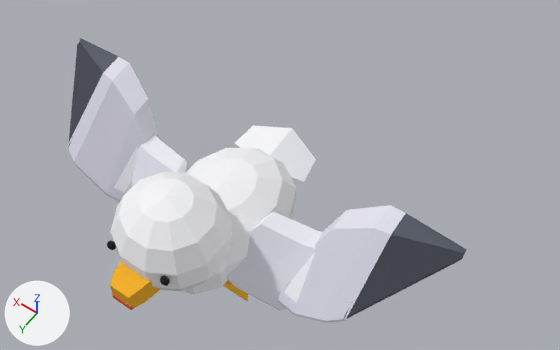
What one commit did to the glTF model game/assets/models/hero_gull_parts.glb.
One viewpoint serves both versions: a 50 mm lens placed at (-1.43, 1.51, 3.01), pointed at (-0.15, -0.28, 0.19). The lights are fixed; the arrows at lower left show +X, +Y and +Z. The picture after the commit comes second. Where no turn or scale is listed for an object, it has been applied to the vertices. Vertices at exactly the same position are counted once.

In view in the first picture: 'Body', 'Chest', 'ForeL', 'ForeR', 'HandL', 'HandR', 'Head', 'Tail', 'UpperL', 'UpperR' and 1 more.
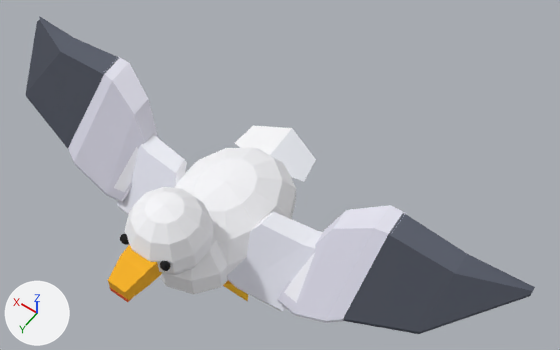
Location of each change, (x1, y1, x2, y2) in pixels of the pictures (560 x 350 px; the box of a moved part takes in the faces that stretch with it):
'Head', reshaped (16% narrower, 17% shorter)
    before: (107, 172, 232, 310)
    after: (108, 187, 213, 302)
'HandL', reshaped (54% wider, 14% taller)
    before: (343, 213, 467, 319)
    after: (343, 213, 535, 334)
'HandR', reshaped (81% wider, 22% taller)
    before: (68, 38, 119, 148)
    after: (26, 16, 119, 150)
part 3 of me_head, moved or reshaped
    before: (110, 172, 232, 292)
    after: (124, 187, 213, 275)
part 4 of me_head, moved or reshaped
    before: (160, 276, 170, 286)
    after: (160, 261, 170, 271)
part 5 of me_head, moved or reshaped
    before: (107, 241, 116, 250)
    after: (120, 234, 129, 245)
part 6 of me_head, moved or reshaped
    before: (112, 294, 133, 310)
    after: (109, 287, 131, 302)
part 7 of me_head, moved or reshaped
    before: (110, 261, 161, 309)
    after: (108, 244, 162, 301)
'Chest', unchanged, uncovered by the edit
    before: (184, 261, 228, 294)
    after: (159, 236, 228, 294)

Diff of the bpy script that builds the scene:
```diff
--- a/game/assets/models/hero_gull_parts.glb.py
+++ b/game/assets/models/hero_gull_parts.glb.py
@@ me_handl @@
 # used by ob_handl; location = (-0.46, 0.06, 0.07)
-me_handl.from_pydata(...)  # 10 vertices, 16 faces; spans x -0.606..-0.319, y -0.34..0.095, z 0.073..0.352
+me_handl.from_pydata(...)  # 15 vertices, 26 faces; spans x -0.899..-0.319, y -0.345..0.095, z 0.073..0.352
+# me_handl part 1
+# 8 vertices are removed from x -0.606..-0.319, y -0.34..-0.217, z 0.275..0.352
+# 16 faces are deleted
+# 8 vertices are added at x -0.899..-0.319, y -0.345..0.04, z 0.213..0.334
+# 5 new vertices lie (0.0, 0.0, 0.018) away from vertices in x -0.899..-0.319, y -0.345..0.04, z 0.213..0.334
+# 26 new faces join them
 me_handl.materials.append(mat_covergull)
@@ me_handr @@
 # used by ob_handr; location = (0.46, 0.06, 0.07)
-me_handr.from_pydata(...)  # 10 vertices, 16 faces; spans x 0.319..0.606, y -0.34..0.095, z 0.073..0.352
+me_handr.from_pydata(...)  # 15 vertices, 26 faces; spans x 0.319..0.899, y -0.345..0.095, z 0.073..0.352
+# me_handr part 2
+# 8 vertices are removed from x 0.319..0.606, y -0.34..-0.217, z 0.275..0.352
+# 16 faces are deleted
+# 8 vertices are added at x 0.319..0.899, y -0.345..0.04, z 0.213..0.334
+# 5 new vertices lie (0.0, 0.0, 0.018) away from vertices in x 0.319..0.899, y -0.345..0.04, z 0.213..0.334
+# 26 new faces join them
 me_handr.materials.append(mat_covergull)
@@ me_head @@
 # used by ob_head; location = (0.0, 0.36, 0.1)
-me_head.from_pydata(...)  # 158 vertices, 296 faces; spans x -0.245..0.245, y -0.312..0.264, z -0.079..0.431
+me_head.from_pydata(...)  # 158 vertices, 296 faces; spans x -0.177..0.177, y -0.233..0.267, z 0.012..0.388
+# me_head part 3: the loose piece of 74 vertices spanning x -0.245..0.245, y -0.312..0.162, z -0.079..0.431 is scaled about its middle by (0.723, 0.73, 0.737), then moved by (0.0, 0.015, 0.024)
+# me_head part 4: the loose piece of 32 vertices spanning x -0.165..-0.123, y 0.118..0.154, z 0.184..0.23 is scaled about its middle by (1.09, 1.14, 1.12), then moved by (0.036, -0.047, 0.019)
+# me_head part 5: the loose piece of 32 vertices spanning x 0.123..0.165, y 0.118..0.154, z 0.184..0.23 is scaled about its middle by (1.09, 1.14, 1.12), then moved by (-0.036, -0.047, 0.019)
+# me_head part 6: the loose piece of 8 vertices spanning x -0.055..0.055, y 0.246..0.264, z 0.054..0.08 is scaled about its middle by (0.915, 1.33, 0.923), then moved by (0.0, 0.0, 0.067)
+# me_head part 7: 12 of 158 vertices moved; they spanned x -0.087..0.087, y 0.113..0.26, z 0.055..0.172 and now span x -0.08..0.08, y 0.04..0.265, z 0.126..0.235; mean shift (0.0, -0.038, 0.063); largest move (-0.087, 0.113, 0.057) -> (-0.08, 0.04, 0.128)
 me_head.materials.append(mat_covergull)
```
